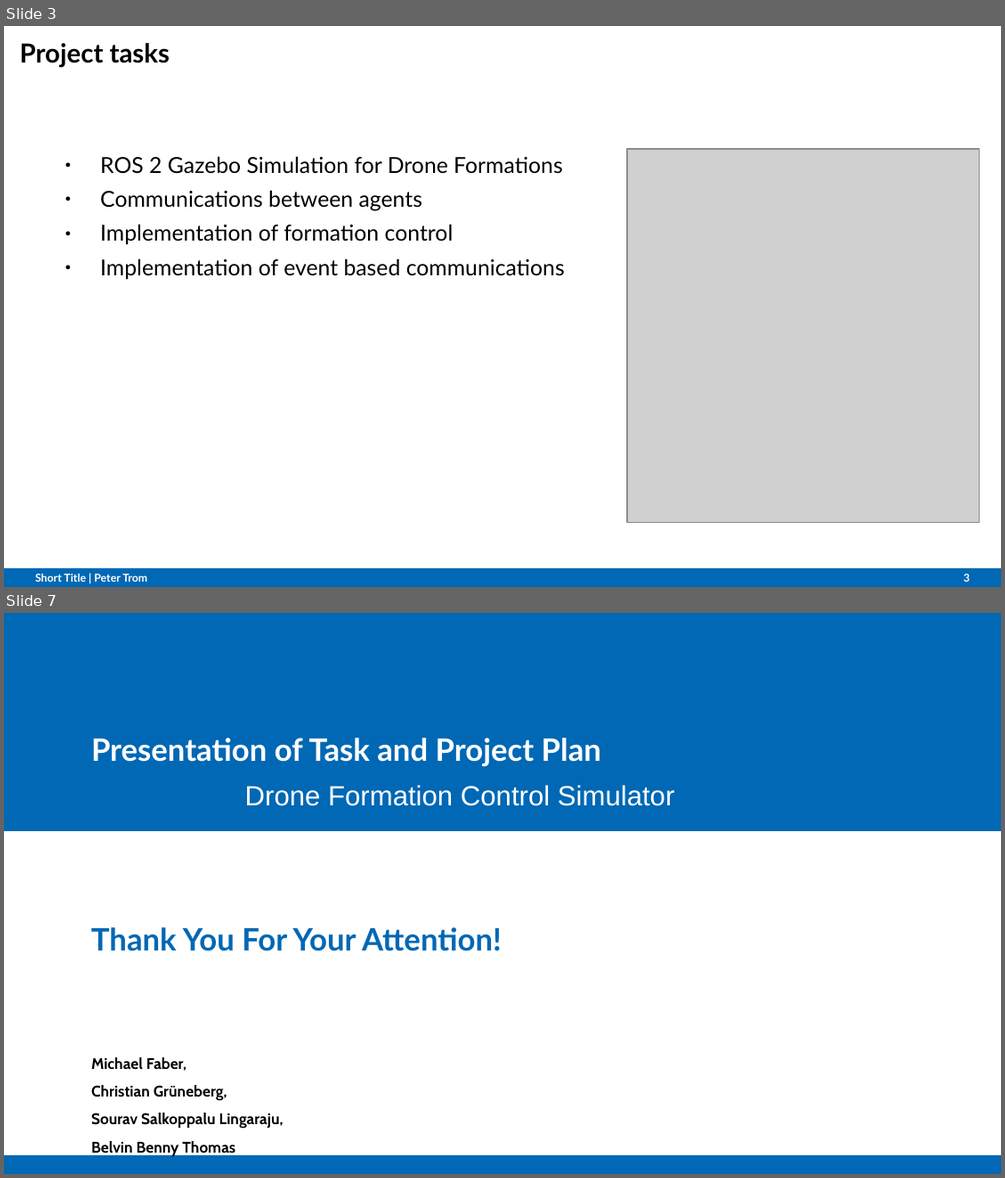
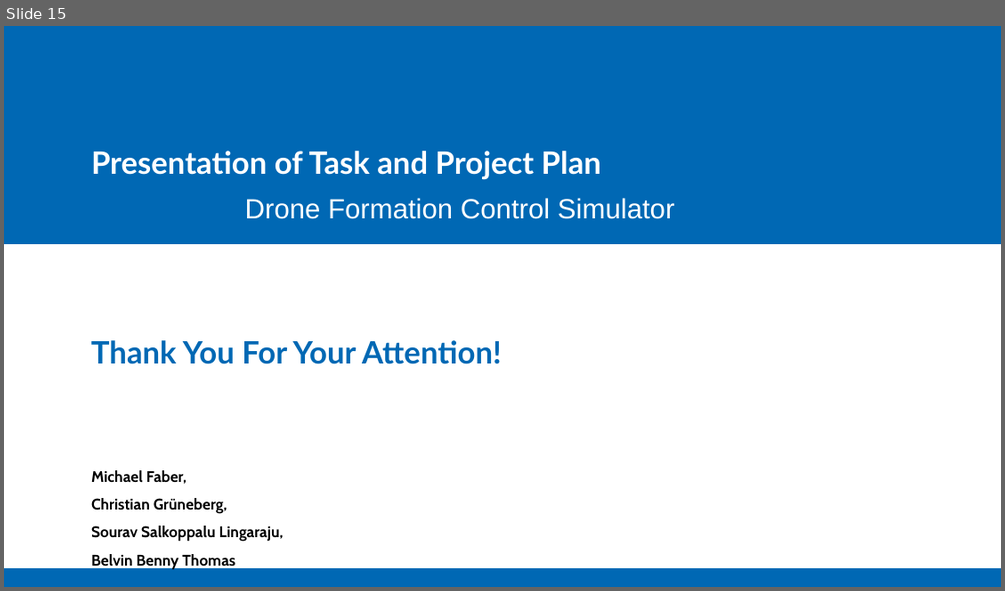
Before and after one commit to Belvin7/Drone_Project_personal-, a slide deck: AMS_Project_Plan.odp. Shown one above the other, each under a label of ours: slides 3 and 7 before the commit, slide 15 after it; the slides between them are not shown. The pictures are 1005x1178 and 1005x591 pixels, drawn with LibreOffice and Linux fonts; fonts in the diff are those of the drawing; grey boxes stand for pictures; background and template pictures are left out. Boxes give left, top, right and bottom in pixels: in the first picture for what was removed or moved away, otherwise in the second. Text is boxed around its words. In the diff, an @@ line names an element or a change of style, - is before the commit and + after.

```diff
--- a/AMS_Project_Plan.odp
+++ b/AMS_Project_Plan.odp
@@ slide 3 removed at [4,26,1001,587], background #FFFFFF; not listed: 1 template element that a slide beside it also shows @@
@@ title removed at [20,43,170,67] @@
-Project tasks
@@ text removed at [100,156,565,280] @@
-● ROS 2 Gazebo Simulation for Drone Formations
-● Communications between agents
-● Implementation of formation control
-● Implementation of event based communications
@@ picture removed at [627,149,979,523] @@
@@ text removed at [35,573,147,581] @@
-Short Title | Peter Trom
@@ page number removed at [963,573,970,581] @@
-3
@@ what was slide 7 is now slide 15 @@
```
Also in this commit, not shown: 2 slides changed, 12 slides added, 3 other slides removed.
